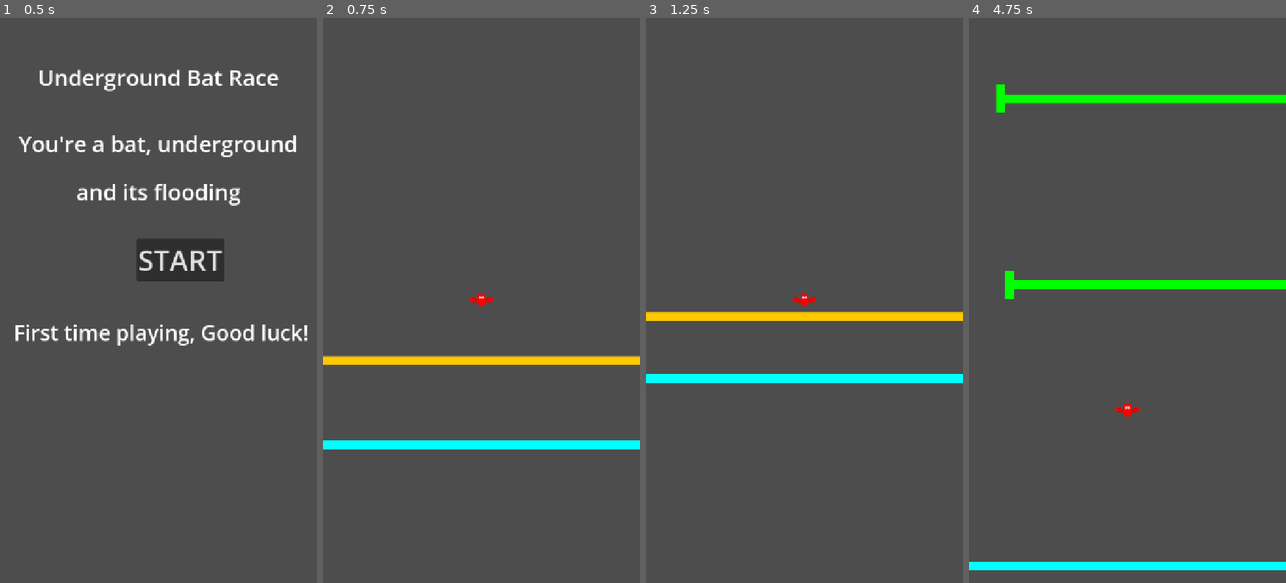
Above: before the commit, frames 1-4 (left to right).
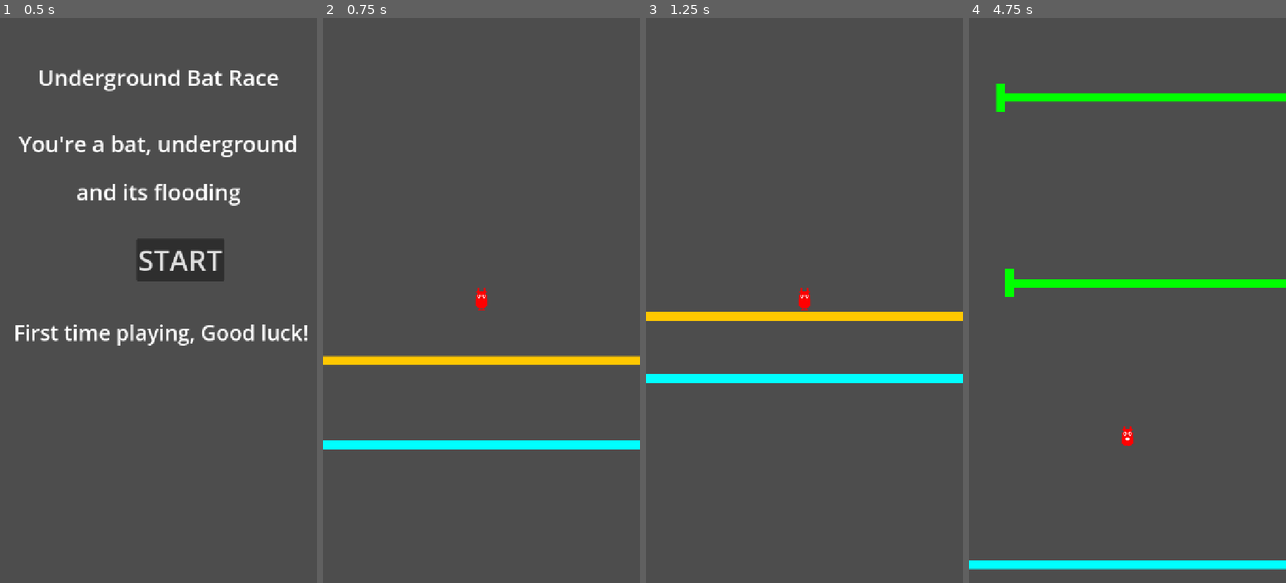
Above: after the commit, the same moments.

Repository: robmayhew/underground_bat_race
Game: Godot game, scene res://title.tscn
Two runs of this game, one before a commit and one after it. Both use one fixed random seed, a clock stepped at 60 frames per second and the inputs below.
Inputs (mouse positions are in pixels of both pictures, inside the frame that each line leads up to):
- Up to frame 1 (0.5 s): no input
- Up to frame 2 (0.75 s): click "START" at 0.5 s
- Up to frame 3 (1.25 s): no input
- Up to frame 4 (4.75 s): tap Enter (ui_accept) at 1.25, 1.52, 1.82, 2.27, 2.57, 3.77, 4.07, 4.52 s; move the mouse to (1197, 272) at 1.27 s; tap Space every 0.75 s from 1.35 to 4.35 s; click (1197, 272) at 1.42 s; move the mouse to (1064, 328) at 2.02 s; click (1064, 328) at 2.17 s; move the mouse to (1159, 176) at 2.77 s; click (1159, 176) at 2.92 s; move the mouse to (1111, 413) at 3.52 s; click (1111, 413) at 3.67 s; move the mouse to (1222, 385) at 4.27 s; click (1222, 385) at 4.42 s

Frame 1 is identical in both runs. In frame 2, 0.1% of the frame differs, in the area x 46-54%, y 47-52%; in frame 3, 0.4%; in frame 4, 2.0%, in the area x 0-100%, y 11-98%.

Commit message:
Added some animataions

Diff:
--- a/godot/bat.gd
+++ b/godot/bat.gd
@@ -76,6 +76,7 @@
 	var camera_global_pos = camera.global_position
 	camera.reparent(self.get_parent())
 	camera.global_position = camera_global_pos
+	$CollisionPolygon2D.disabled = true
 	$AnimatedSprite2D.play('dead')
 
 
--- a/godot/bat.tscn
+++ b/godot/bat.tscn
@@ -1,144 +1,209 @@
-[gd_scene load_steps=22 format=3 uid="uid://bkp8jkjse13"]
+[gd_scene load_steps=29 format=3 uid="uid://bkp8jkjse13"]
 
 [ext_resource type="Texture2D" uid="uid://de1n2i7ko6h01" path="res://art/bat _2.png" id="1_pb2o4"]
 [ext_resource type="Script" uid="uid://b1kvpsdnnmbys" path="res://bat.gd" id="1_tofr1"]
 
-[sub_resource type="CircleShape2D" id="CircleShape2D_tofr1"]
-radius = 26.172504
+[sub_resource type="AtlasTexture" id="AtlasTexture_vobq3"]
+atlas = ExtResource("1_pb2o4")
+region = Rect2(192, 256, 64, 64)
+
+[sub_resource type="AtlasTexture" id="AtlasTexture_1tubu"]
+atlas = ExtResource("1_pb2o4")
+region = Rect2(256, 256, 64, 64)
+
+[sub_resource type="AtlasTexture" id="AtlasTexture_3tecl"]
+atlas = ExtResource("1_pb2o4")
+region = Rect2(0, 320, 64, 64)
+
+[sub_resource type="AtlasTexture" id="AtlasTexture_jp0fn"]
+atlas = ExtResource("1_pb2o4")
+region = Rect2(64, 320, 64, 64)
 
 [sub_resource type="AtlasTexture" id="AtlasTexture_tofr1"]
 atlas = ExtResource("1_pb2o4")
-region = Rect2(0, 0, 64, 64)
-
-[sub_resource type="AtlasTexture" id="AtlasTexture_vobq3"]
+region = Rect2(192, 128, 64, 64)
+
+[sub_resource type="AtlasTexture" id="AtlasTexture_gpg7w"]
 atlas = ExtResource("1_pb2o4")
 region = Rect2(64, 0, 64, 64)
 
-[sub_resource type="AtlasTexture" id="AtlasTexture_1tubu"]
+[sub_resource type="AtlasTexture" id="AtlasTexture_0g5lo"]
 atlas = ExtResource("1_pb2o4")
 region = Rect2(128, 0, 64, 64)
 
-[sub_resource type="AtlasTexture" id="AtlasTexture_3tecl"]
+[sub_resource type="AtlasTexture" id="AtlasTexture_0gx7n"]
 atlas = ExtResource("1_pb2o4")
 region = Rect2(192, 0, 64, 64)
 
-[sub_resource type="AtlasTexture" id="AtlasTexture_jp0fn"]
+[sub_resource type="AtlasTexture" id="AtlasTexture_1o6k5"]
+atlas = ExtResource("1_pb2o4")
+region = Rect2(256, 0, 64, 64)
+
+[sub_resource type="AtlasTexture" id="AtlasTexture_a7fvh"]
 atlas = ExtResource("1_pb2o4")
 region = Rect2(0, 64, 64, 64)
 
-[sub_resource type="AtlasTexture" id="AtlasTexture_ulak1"]
+[sub_resource type="AtlasTexture" id="AtlasTexture_xt4g4"]
 atlas = ExtResource("1_pb2o4")
 region = Rect2(64, 64, 64, 64)
 
-[sub_resource type="AtlasTexture" id="AtlasTexture_0pjmi"]
+[sub_resource type="AtlasTexture" id="AtlasTexture_0rwg7"]
 atlas = ExtResource("1_pb2o4")
 region = Rect2(128, 64, 64, 64)
 
-[sub_resource type="AtlasTexture" id="AtlasTexture_5s65s"]
+[sub_resource type="AtlasTexture" id="AtlasTexture_55sqa"]
 atlas = ExtResource("1_pb2o4")
 region = Rect2(192, 64, 64, 64)
 
-[sub_resource type="AtlasTexture" id="AtlasTexture_1e43q"]
+[sub_resource type="AtlasTexture" id="AtlasTexture_brabc"]
+atlas = ExtResource("1_pb2o4")
+region = Rect2(256, 64, 64, 64)
+
+[sub_resource type="AtlasTexture" id="AtlasTexture_palai"]
 atlas = ExtResource("1_pb2o4")
 region = Rect2(0, 128, 64, 64)
 
-[sub_resource type="AtlasTexture" id="AtlasTexture_c1ris"]
+[sub_resource type="AtlasTexture" id="AtlasTexture_q74g2"]
 atlas = ExtResource("1_pb2o4")
 region = Rect2(64, 128, 64, 64)
 
-[sub_resource type="AtlasTexture" id="AtlasTexture_e67ls"]
-atlas = ExtResource("1_pb2o4")
-region = Rect2(128, 128, 64, 64)
-
-[sub_resource type="AtlasTexture" id="AtlasTexture_v8i1r"]
+[sub_resource type="AtlasTexture" id="AtlasTexture_km7xw"]
 atlas = ExtResource("1_pb2o4")
 region = Rect2(192, 128, 64, 64)
 
-[sub_resource type="AtlasTexture" id="AtlasTexture_txfi0"]
+[sub_resource type="AtlasTexture" id="AtlasTexture_c7cyk"]
+atlas = ExtResource("1_pb2o4")
+region = Rect2(256, 128, 64, 64)
+
+[sub_resource type="AtlasTexture" id="AtlasTexture_4e6um"]
 atlas = ExtResource("1_pb2o4")
 region = Rect2(0, 192, 64, 64)
 
-[sub_resource type="AtlasTexture" id="AtlasTexture_anpsy"]
-atlas = ExtResource("1_pb2o4")
-region = Rect2(64, 192, 64, 64)
-
-[sub_resource type="AtlasTexture" id="AtlasTexture_wn24n"]
+[sub_resource type="AtlasTexture" id="AtlasTexture_on2xf"]
 atlas = ExtResource("1_pb2o4")
 region = Rect2(192, 192, 64, 64)
 
-[sub_resource type="AtlasTexture" id="AtlasTexture_lw80e"]
-atlas = ExtResource("1_pb2o4")
-region = Rect2(128, 192, 64, 64)
+[sub_resource type="AtlasTexture" id="AtlasTexture_l5306"]
+atlas = ExtResource("1_pb2o4")
+region = Rect2(256, 192, 64, 64)
+
+[sub_resource type="AtlasTexture" id="AtlasTexture_k4wg2"]
+atlas = ExtResource("1_pb2o4")
+region = Rect2(0, 256, 64, 64)
+
+[sub_resource type="AtlasTexture" id="AtlasTexture_a0otp"]
+atlas = ExtResource("1_pb2o4")
+region = Rect2(128, 256, 64, 64)
+
+[sub_resource type="AtlasTexture" id="AtlasTexture_8fcte"]
+atlas = ExtResource("1_pb2o4")
+region = Rect2(64, 256, 64, 64)
 
 [sub_resource type="SpriteFrames" id="SpriteFrames_gpg7w"]
 animations = [{
 "frames": [{
 "duration": 1.0,
+"texture": SubResource("AtlasTexture_vobq3")
+}, {
+"duration": 1.0,
+"texture": SubResource("AtlasTexture_1tubu")
+}, {
+"duration": 1.0,
+"texture": SubResource("AtlasTexture_3tecl")
+}, {
+"duration": 1.0,
+"texture": SubResource("AtlasTexture_jp0fn")
+}],
+"loop": true,
+"name": &"dead",
+"speed": 5.0
+}, {
+"frames": [{
+"duration": 1.0,
 "texture": SubResource("AtlasTexture_tofr1")
-}, {
-"duration": 1.0,
-"texture": SubResource("AtlasTexture_vobq3")
-}, {
-"duration": 1.0,
-"texture": SubResource("AtlasTexture_1tubu")
-}, {
-"duration": 1.0,
-"texture": SubResource("AtlasTexture_3tecl")
-}, {
-"duration": 1.0,
-"texture": SubResource("AtlasTexture_jp0fn")
-}, {
-"duration": 1.0,
-"texture": SubResource("AtlasTexture_ulak1")
-}, {
-"duration": 1.0,
-"texture": SubResource("AtlasTexture_0pjmi")
-}, {
-"duration": 1.0,
-"texture": SubResource("AtlasTexture_5s65s")
-}, {
-"duration": 1.0,
-"texture": SubResource("AtlasTexture_1e43q")
-}, {
-"duration": 1.0,
-"texture": SubResource("AtlasTexture_c1ris")
-}, {
-"duration": 1.0,
-"texture": SubResource("AtlasTexture_e67ls")
-}, {
-"duration": 1.0,
-"texture": SubResource("AtlasTexture_v8i1r")
-}, {
-"duration": 1.0,
-"texture": SubResource("AtlasTexture_txfi0")
-}, {
-"duration": 1.0,
-"texture": SubResource("AtlasTexture_anpsy")
-}, {
-"duration": 1.0,
-"texture": SubResource("AtlasTexture_wn24n")
-}, {
-"duration": 1.0,
-"texture": SubResource("AtlasTexture_lw80e")
 }],
 "loop": true,
 "name": &"default",
 "speed": 10.0
+}, {
+"frames": [{
+"duration": 1.0,
+"texture": SubResource("AtlasTexture_gpg7w")
+}, {
+"duration": 1.0,
+"texture": SubResource("AtlasTexture_0g5lo")
+}, {
+"duration": 1.0,
+"texture": SubResource("AtlasTexture_0gx7n")
+}, {
+"duration": 1.0,
+"texture": SubResource("AtlasTexture_1o6k5")
+}, {
+"duration": 1.0,
+"texture": SubResource("AtlasTexture_a7fvh")
+}, {
+"duration": 1.0,
+"texture": SubResource("AtlasTexture_xt4g4")
+}, {
+"duration": 1.0,
+"texture": SubResource("AtlasTexture_0rwg7")
+}, {
+"duration": 1.0,
+"texture": SubResource("AtlasTexture_55sqa")
+}, {
+"duration": 1.0,
+"texture": SubResource("AtlasTexture_brabc")
+}, {
+"duration": 1.0,
+"texture": SubResource("AtlasTexture_palai")
+}, {
+"duration": 1.0,
+"texture": SubResource("AtlasTexture_q74g2")
+}, {
+"duration": 1.0,
+"texture": SubResource("AtlasTexture_km7xw")
+}, {
+"duration": 1.0,
+"texture": SubResource("AtlasTexture_c7cyk")
+}, {
+"duration": 1.0,
+"texture": SubResource("AtlasTexture_4e6um")
+}],
+"loop": true,
+"name": &"fly",
+"speed": 5.0
+}, {
+"frames": [{
+"duration": 1.0,
+"texture": SubResource("AtlasTexture_on2xf")
+}, {
+"duration": 1.0,
+"texture": SubResource("AtlasTexture_l5306")
+}, {
+"duration": 1.0,
+"texture": SubResource("AtlasTexture_k4wg2")
+}, {
+"duration": 1.0,
+"texture": SubResource("AtlasTexture_a0otp")
+}, {
+"duration": 1.0,
+"texture": SubResource("AtlasTexture_8fcte")
+}],
+"loop": true,
+"name": &"idle",
+"speed": 5.0
 }]
 
 [sub_resource type="RectangleShape2D" id="RectangleShape2D_tofr1"]
 size = Vector2(47, 40)
 
 [node name="Bat" type="CharacterBody2D"]
+scale = Vector2(1.5, 1.5)
 script = ExtResource("1_tofr1")
-
-[node name="CollisionShape2D" type="CollisionShape2D" parent="."]
-shape = SubResource("CircleShape2D_tofr1")
 
 [node name="AnimatedSprite2D" type="AnimatedSprite2D" parent="."]
 sprite_frames = SubResource("SpriteFrames_gpg7w")
-frame = 15
-frame_progress = 0.65200526
+animation = &"dead"
 
 [node name="BatArea" type="Area2D" parent="."]
 
@@ -146,4 +211,7 @@
 position = Vector2(0.5, 0)
 shape = SubResource("RectangleShape2D_tofr1")
 
+[node name="CollisionPolygon2D" type="CollisionPolygon2D" parent="."]
+polygon = PackedVector2Array(-4.666667, -18, -2, -14, 1.3333334, -15.333334, 3.3333335, -19.333334, 8, -16, 10, -6.666667, 13.333334, -4.666667, 23.333334, -4.666667, 28, 0, 26, 6, 23.333334, 8.666667, 15.333334, 6, 11.333334, 6.666667, 9.333334, 10.666667, 7.3333335, 16, -0.6666667, 17.333334, -9.333334, 16.666668, -9.333334, 10.666667, -11.333334, 6.666667, -18.666668, 8, -24.666668, 8, -27.333334, 2.6666667, -26.666668, -4.666667, -22, -4.666667, -14.666667, -4.666667, -10, -2.6666667, -8.666667, -2.6666667)
+
 [connection signal="area_entered" from="BatArea" to="." method="_on_bat_area_area_entered"]
Binary file changed: godot/art/bat _2.png
